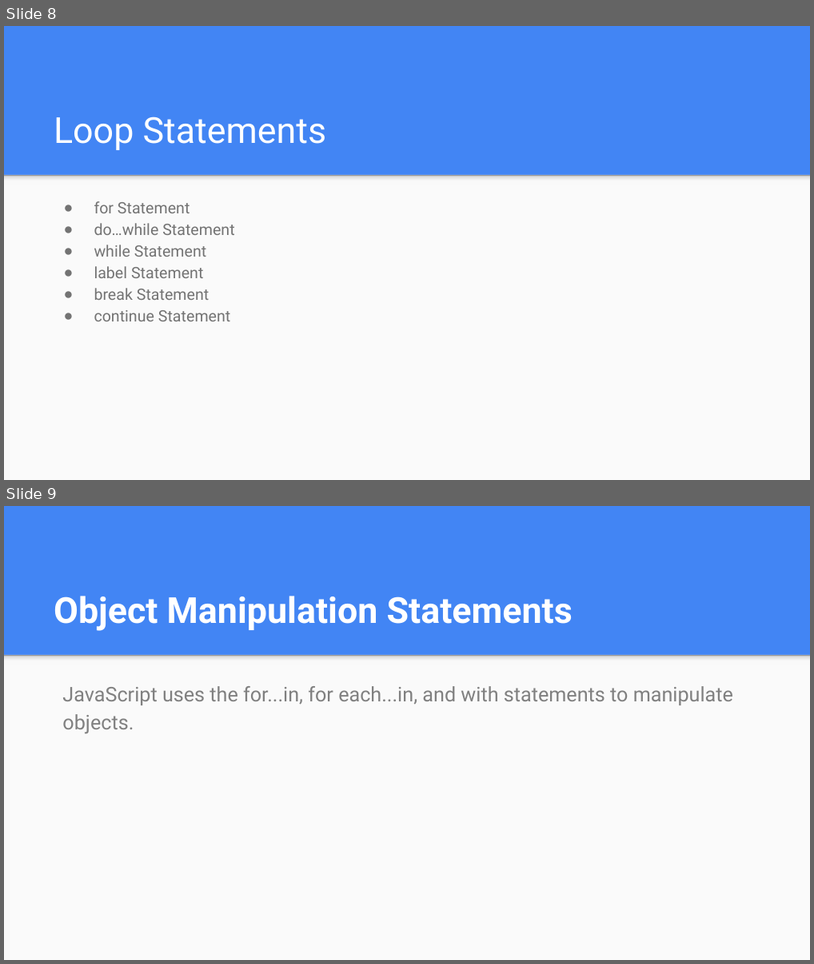
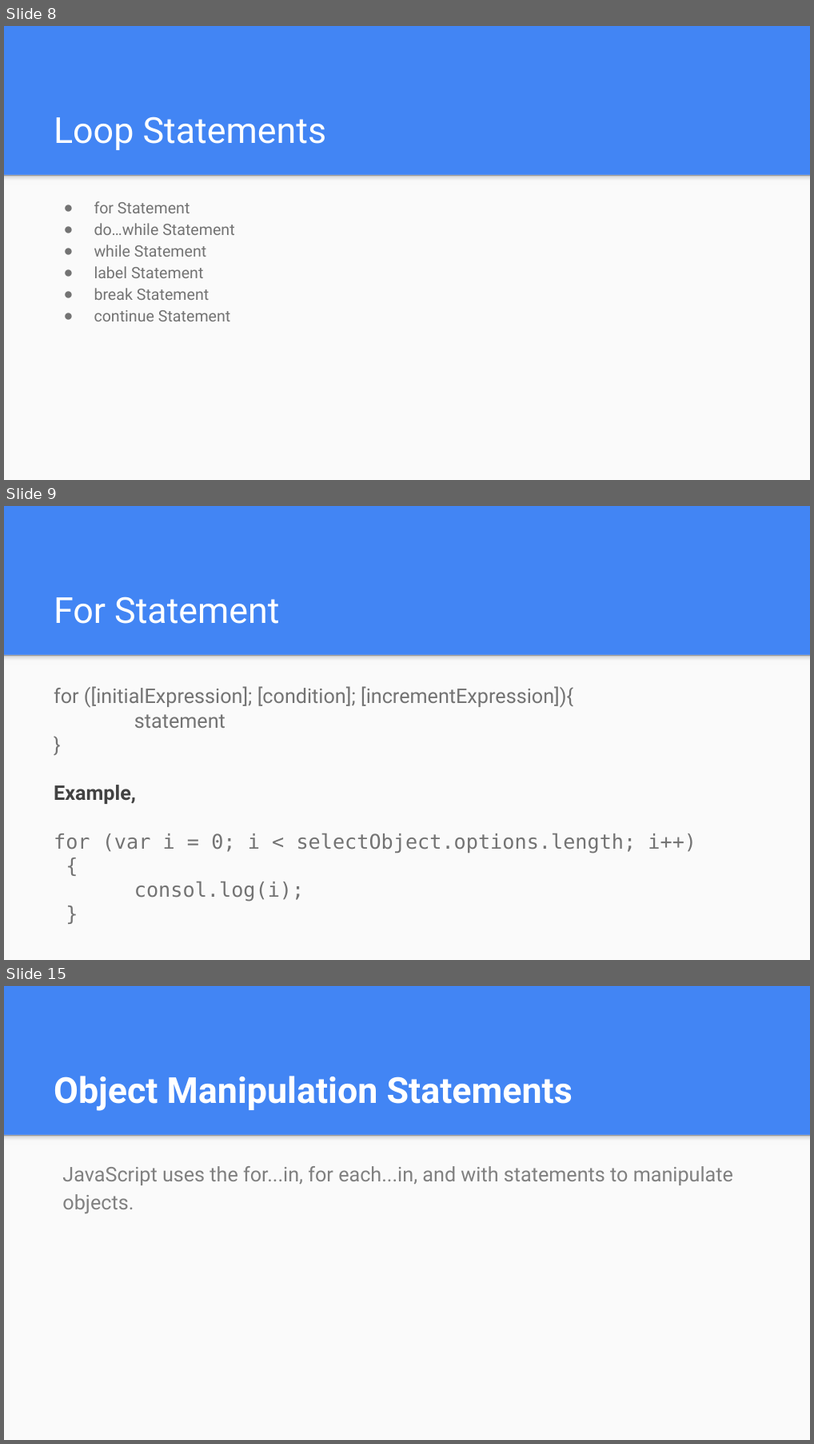
Before and after one commit to mdshohelrana/the-road-to-javascript, a slide deck: Class Content/Day 4/JavaScript Lesson 4.pptx. Shown one above the other, each under a label of ours: slides 8 and 9 before the commit, slides 8, 9 and 15 after it; the slides between them are not shown. The pictures are 814x964 and 814x1444 pixels, drawn with LibreOffice and Linux fonts; fonts in the diff are those of the drawing. Boxes give left, top, right and bottom in pixels: in the first picture for what was removed or moved away, otherwise in the second. Text is boxed around its words. In the diff, an @@ line names an element or a change of style, - is before the commit and + after.

```diff
--- a/Class Content/Day 4/JavaScript Lesson 4.pptx
+++ b/Class Content/Day 4/JavaScript Lesson 4.pptx
@@ slide 9 added at (4, 506, 810, 960), background #4285F4; not listed: 2 template elements that a slide beside it also shows @@
@@ title added at (54, 596, 279, 624), 32 pt, text #FFFFFF @@
+For Statement
@@ text added at (54, 686, 697, 901), 18 pt, text #737373 @@
+for ([initialExpression]; [condition]; [incrementExpression]){
+statement
+}
+Example,
+for (var i = 0; i < selectObject.options.length; i++)
+{
+consol.log(i);
+}
@@ what was slide 9 is now slide 15 @@
```
Also in this commit, not shown: 13 other slides added.
